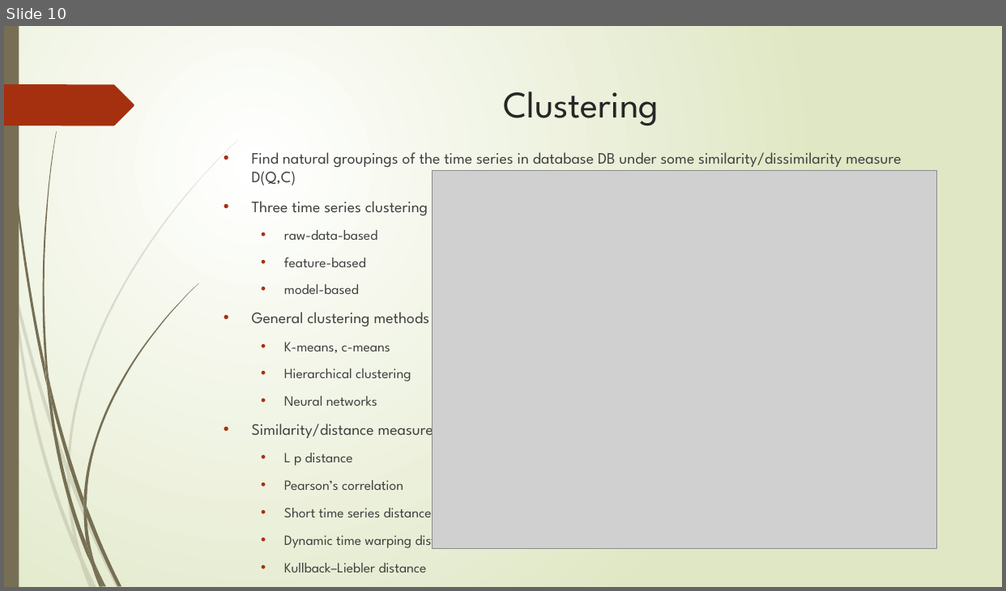
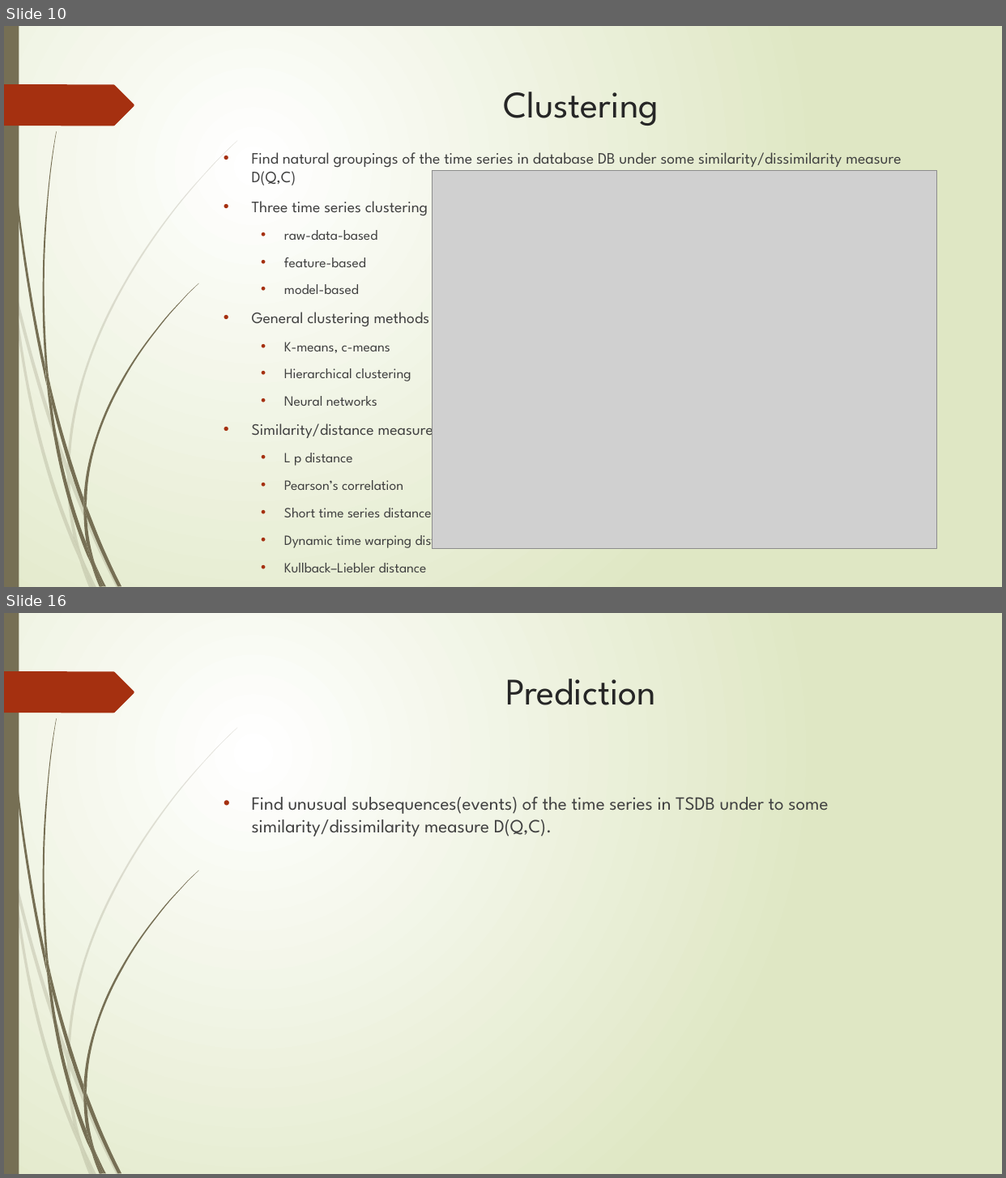
Before and after one commit to zixiaojindao/time-series-survey, a slide deck: slide/tsdm.pptx. Shown one above the other, each under a label of ours: slide 10 before the commit, slides 10 and 16 after it; the slides between them are not shown. The pictures are 1006x591 and 1006x1178 pixels, drawn with LibreOffice and Linux fonts; fonts in the diff are those of the drawing; grey boxes stand for pictures. Boxes give left, top, right and bottom in pixels: in the first picture for what was removed or moved away, otherwise in the second. Text is boxed around its words. In the diff, an @@ line names an element or a change of style, - is before the commit and + after.

```diff
--- a/slide/tsdm.pptx
+++ b/slide/tsdm.pptx
@@ slide 16 added at [4, 613, 1002, 1174], background gradient #FFFFFF to #DFE8C4; not listed: 24 template elements that a slide beside it also shows @@
@@ title added at [505, 679, 655, 705], 36 pt, text #262626 @@
+Prediction
@@ text added at [252, 797, 828, 837], 18 pt, text #404040 @@
+• Find unusual subsequences(events) of the time series in TSDB under to some similarity/dissimilarity measure D(Q,C).
```
Also in this commit, not shown: 2 slides changed, 5 other slides added.
